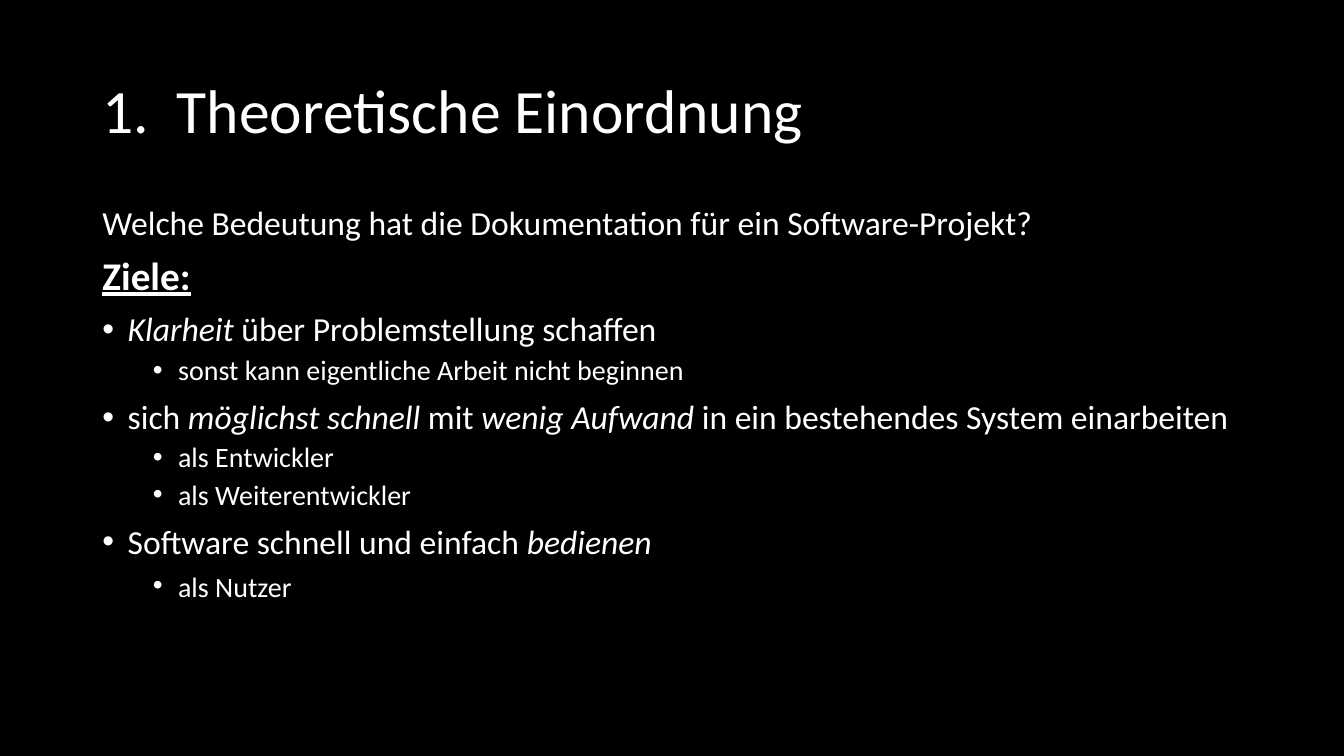
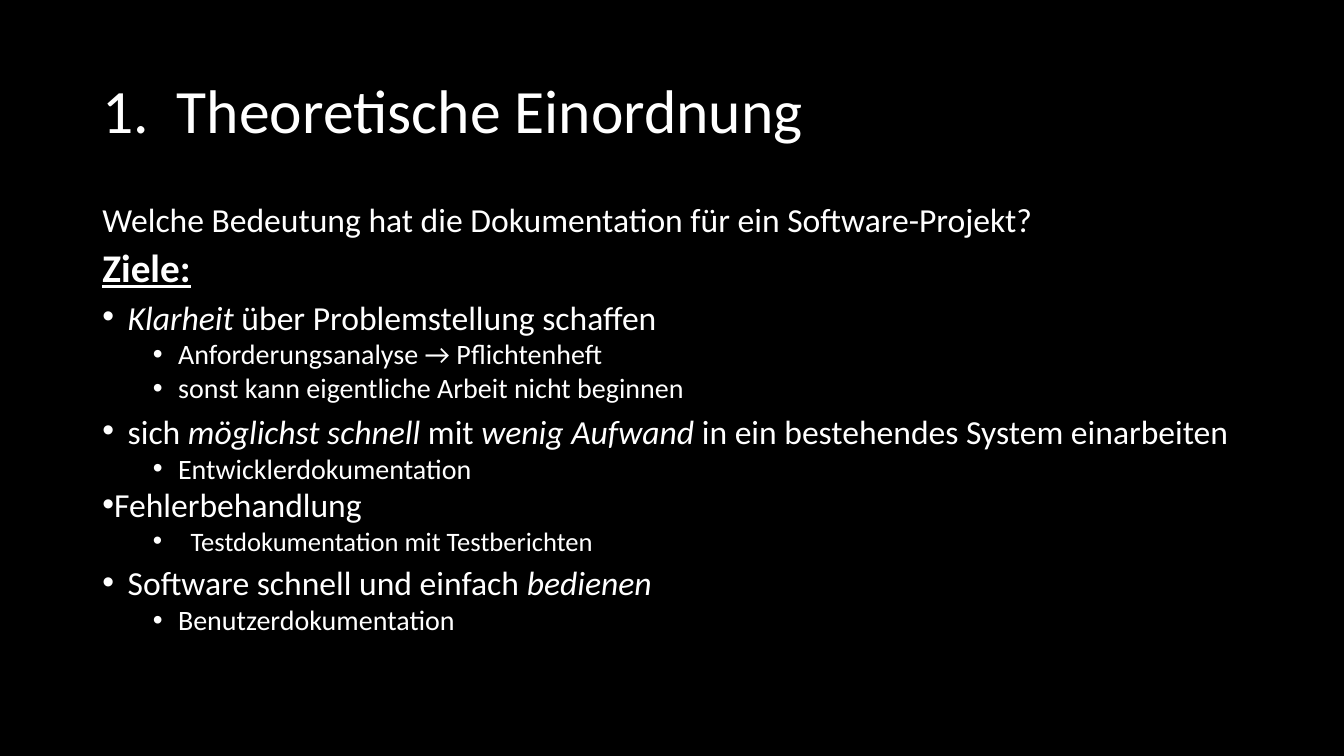
Before and after one commit to SE-Beleggruppe/Beleg_Planung, a slide deck: slide 4 of Präsentation/Felix - Dokumentation/SE_Dokumentation.pptx. Drawn at 1344x756 pixels with LibreOffice and Linux fonts; fonts in the diff are those of the drawing. Boxes give left, top, right and bottom in pixels: in the first picture for what was removed or moved away, otherwise in the second. Text is boxed around its words. In the diff, an @@ line names an element or a change of style, - is before the commit and + after.

Commit message:
Präsentation Dokumentation Korrektur2

```diff
--- a/Präsentation/Felix - Dokumentation/SE_Dokumentation.pptx
+++ b/Präsentation/Felix - Dokumentation/SE_Dokumentation.pptx
@@ text at (102, 208, 1228, 596): line spacing 0.9 to 0.8 @@
@@ text at (178, 344, 602, 369): paragraph added @@
+  • Anforderungsanalyse → Pflichtenheft
@@ text at (114, 459, 593, 552): text changed; size 20 to 19 pt @@
-  • als Entwickler
-  • als Weiterentwickler
+  • Entwicklerdokumentation
+  • Fehlerbehandlung
+    • Testdokumentation mit Testberichten
@@ text at (178, 610, 455, 631): text changed @@
-  • als Nutzer
+  • Benutzerdokumentation
```
Also in this commit, not shown: 1 slide removed, 1 other file.
